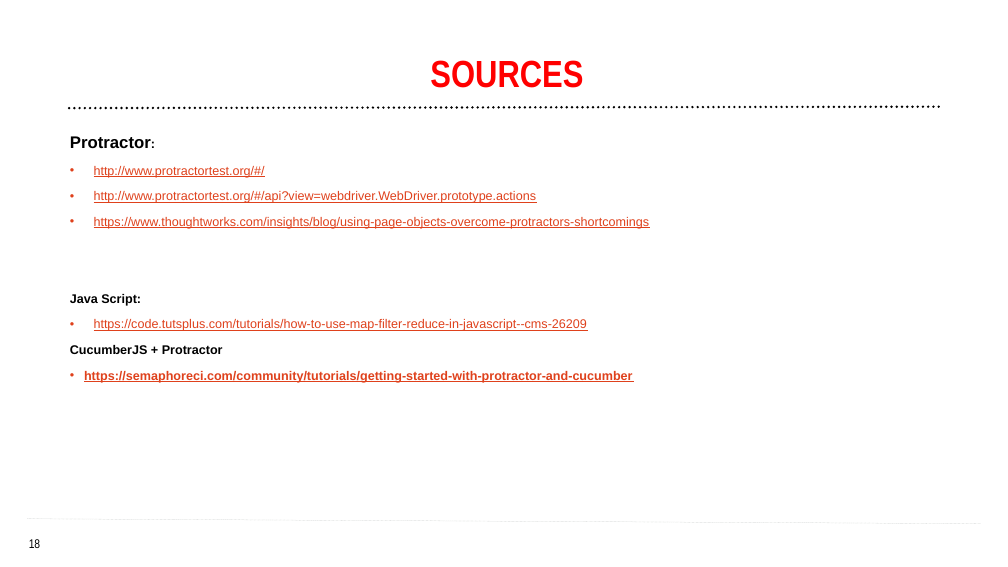
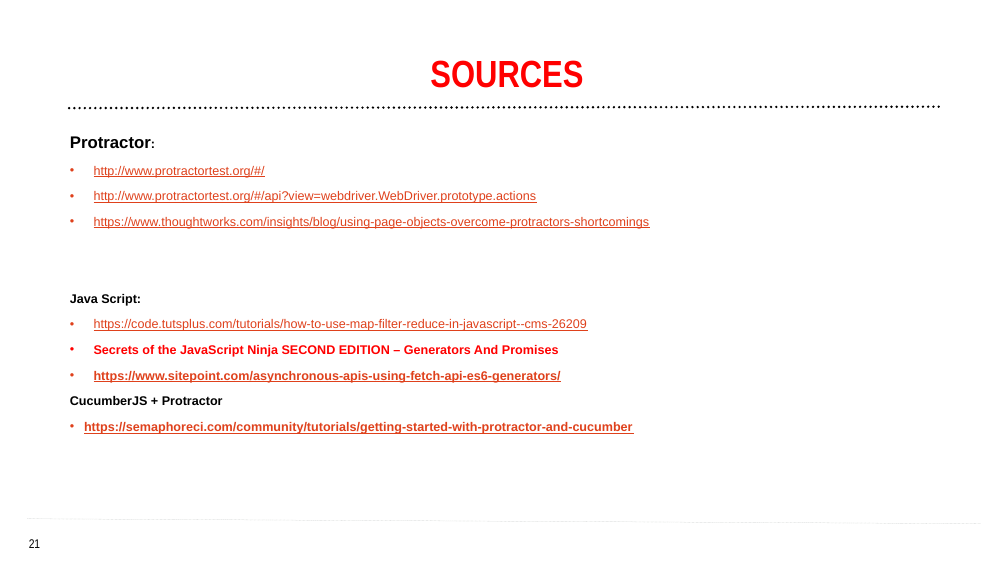
Before and after one commit to christina1992/CucumberJS-Protractor, a slide deck: slide 21 of CucumberJS_Protractor.pptx (slide 18 before the commit). Drawn at 1008x567 pixels with LibreOffice and Linux fonts; fonts in the diff are those of the drawing; background and template pictures are left out. Boxes give left, top, right and bottom in pixels: in the first picture for what was removed or moved away, otherwise in the second. Text is boxed around its words. In the diff, an @@ line names an element or a change of style, - is before the commit and + after.

Commit message:
Generators And Promises Added

```diff
--- a/CucumberJS_Protractor.pptx
+++ b/CucumberJS_Protractor.pptx
@@ text at (94, 345, 561, 383): paragraphs added @@
+• Secrets of the JavaScript Ninja SECOND EDITION – Generators And Promises
+• https://www.sitepoint.com/asynchronous-apis-using-fetch-api-es6-generators/
@@ page number at (29, 539, 40, 548): text changed @@
-18
+21
```
Also in this commit, not shown: 3 slides added, 5 other files.
